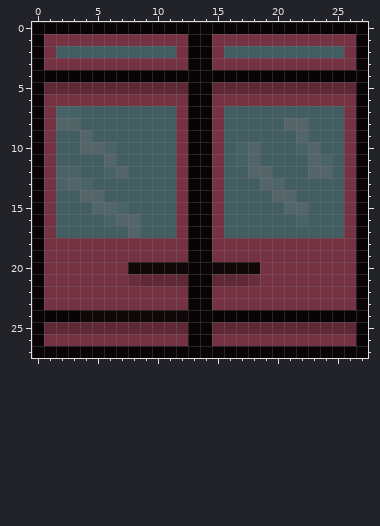
Edited in one commit: pixel-art sprite (TheMiserables/core/assets/Doors/DoorPink.png). That is the earlier state.
The file is 28x28 pixels. Colours within 5 levels of each other are drawn and written as one.
After the commit:
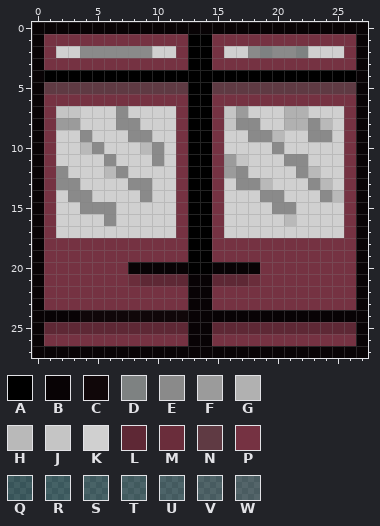
Palette (. is transparent): A #000000  B #080305  C #100709  D #7e8282  E #8a8a8a  F #9b9b9b  G #b1b1b1  H #b9b9b9  J #c5c5c5  K #d0d0d0  L #5e2835  M #6a2d3b  N #5f3a43  P #753242  Q #30b8b831  R #3fcdcd31  S #55d2d231  T #61d6d631  U #6dd9d931  V #7edddd31  W #8ee1e131
Changes in this commit:
@@ x 0..27 @@
  0 BBBBBBBBBBBBBBBBBBBBBBBBBBBB
- 1 BPPPPPPPPPPPPBBPPPPPPPPPPPPB
- 2 BPQQQQQQQQQQPBBPQQQQQQQQQQPB
- 3 BPPPPPPPPPPPPBBPPPPPPPPPPPPB
- 4 BBBBBBBBBBBBBBBBBBBBBBBBBBBB
- 5 BLLLLLLLLLLLLBBLLLLLLLLLLLLB
- 6 BPPPPPPPPPPPPBBPPPPPPPPPPPPB
- 7 BPRRQQQQQQQQPBBPQQQQQQQQQQPB
- 8 BPVVQQQQQQQQPBBPQQQQQWWQQQPB
- 9 BPQQWQQQQQQQPBBPQQQQQQWQQQPB
-10 BPQQWWSQQQQQPBBPQRVQQQSWQQPB
-11 BPQQQQWQQQQQPBBPQRVQQQQWSQPB
-12 BPTTQQSWQQQQPBBPQQWWQQQWWQPB
-13 BPTWSQQQQQQQPBBPQQQWUQQQQQPB
-14 BPQQWWQQQQQQPBBPQQQQWWQQQQPB
-15 BPQQQWWSQQQQPBBPQQQQQWWQQQPB
-16 BPQQQQSWWQQQPBBPQQQQQQSQQQPB
-17 BPQQQQQQWQQQPBBPQQQQQQQQQQPB
-18 BPPPPPPPPPPPPBBPPPPPPPPPPPPB
-19 BPPPPPPPPPPPPBBPPPPPPPPPPPPB
-20 BPPPPPPPCCCCCBBCCCCPPPPPPPPB
+ 1 BPPPPPPPPPPPPAAPPPPPPPPPPPPB
+ 2 BPKKEEEEEEKKPAAPKKEDEEDKKKPB
+ 3 BPPPPPPPPPPPPAAPPPPPPPPPPPPB
+ 4 BAAAAAAAAAAAAAAAAAAAAAAAAAAB
+ 5 BNNNNNNNNNNNNAANNNNNNNNNNNNB
+ 6 BPPPPPPPPPPPPAAPPPPPPPPPPPPB
+ 7 BPJJKKKEKKKKPAAPJFKKKGGKKKPB
+ 8 BPFFKKKEEKKKPAAPJEEKKGGEHKPB
+ 9 BPKKEKKKEEKKPAAPKKEEHKKEEKPB
+10 BPKKHEKKKHEKPAAPKKKKEKKKKKPB
+11 BPKKKKEKKKEKPAAPFJKKKEEKKKPB
+12 BPEKKKHEKKKKPAAPFEKKKKEHKKPB
+13 BPEEKKKKEEKKPAAPKEEHKKKEHKPB
+14 BPKEEKKKKEKKPAAPKKKEEKKKEHPB
+15 BPKKEEEKKKKKPAAPKKKKEEKKKKPB
+16 BPKKKKEKKKKKPAAPKKKKKHKKKKPB
+17 BPKKKKKKKKKKPAAPKKKKKKKKKKPB
+18 BPPPPPPPPPPPPAAPPPPPPPPPPPPB
+19 BPPPPPPPPPPPPAAPPPPPPPPPPPPB
+20 BPPPPPPPBBBBBAABBBBPPPPPPPPB
 21 BPPPPPPPMLLLLBBLLLMPPPPPPPPB
